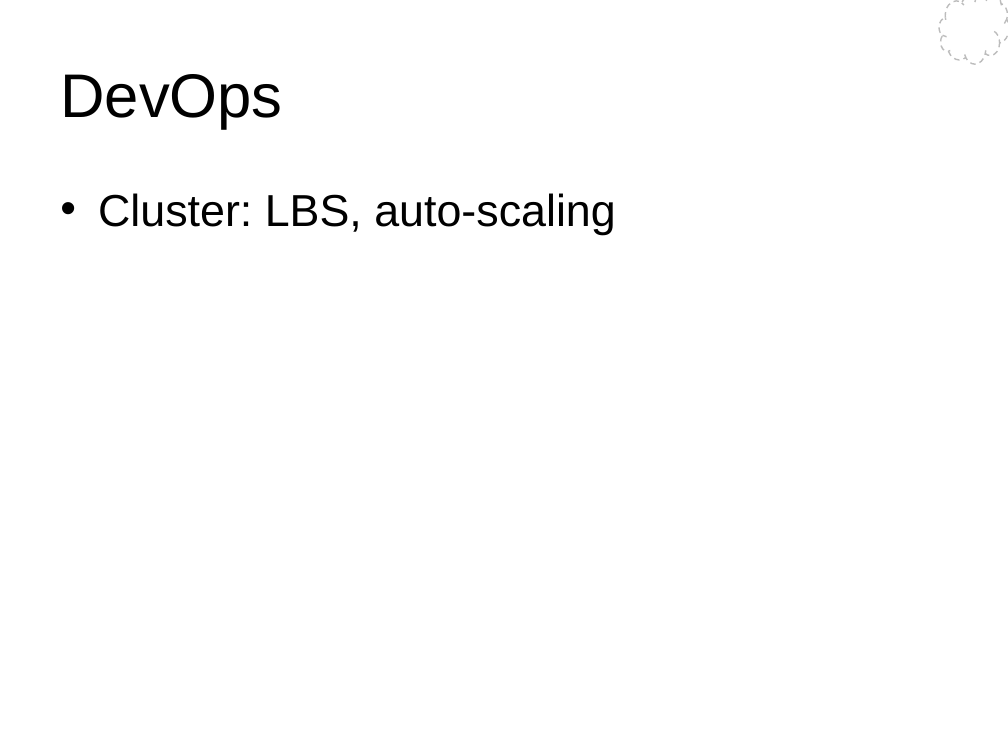
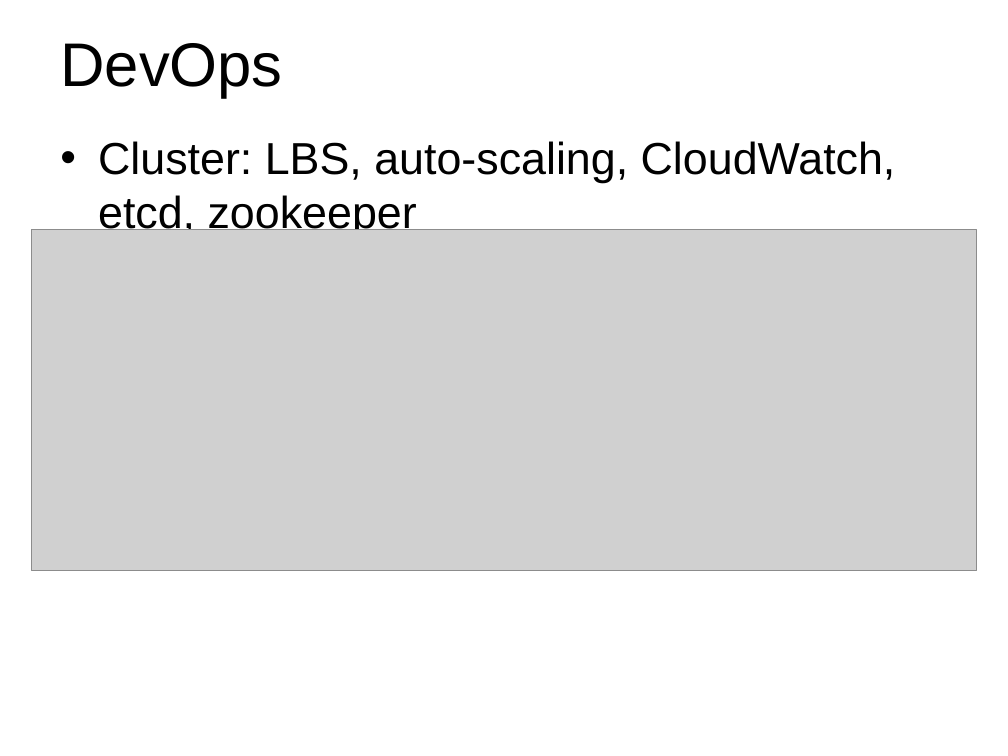
Before and after one commit to Wang-Ray/notes, a slide deck: slide 11 of Architect.ppt. Drawn at 1008x756 pixels with LibreOffice and Linux fonts; fonts in the diff are those of the drawing; grey boxes stand for pictures; background and template pictures are left out. Boxes give left, top, right and bottom in pixels: in the first picture for what was removed or moved away, otherwise in the second. Text is boxed around its words. In the diff, an @@ line names an element or a change of style, - is before the commit and + after.

```diff
--- a/Architect.ppt
+++ b/Architect.ppt
@@ title "DevOps": place and size @@
-title "DevOps" at (60,74,282,129)
+title "DevOps" at (60,43,282,97)
@@ freeform shape removed at (939,0,1008,65) @@
@@ text at (98,141,896,237): text changed @@
-• Cluster: LBS, auto-scaling
+• Cluster: LBS, auto-scaling, CloudWatch, etcd, zookeeper
@@ picture added at (31,230,977,571) @@
```
Also in this commit, not shown: 28 other slides changed, 1 slide added, 1 slide removed, 2 other files.
